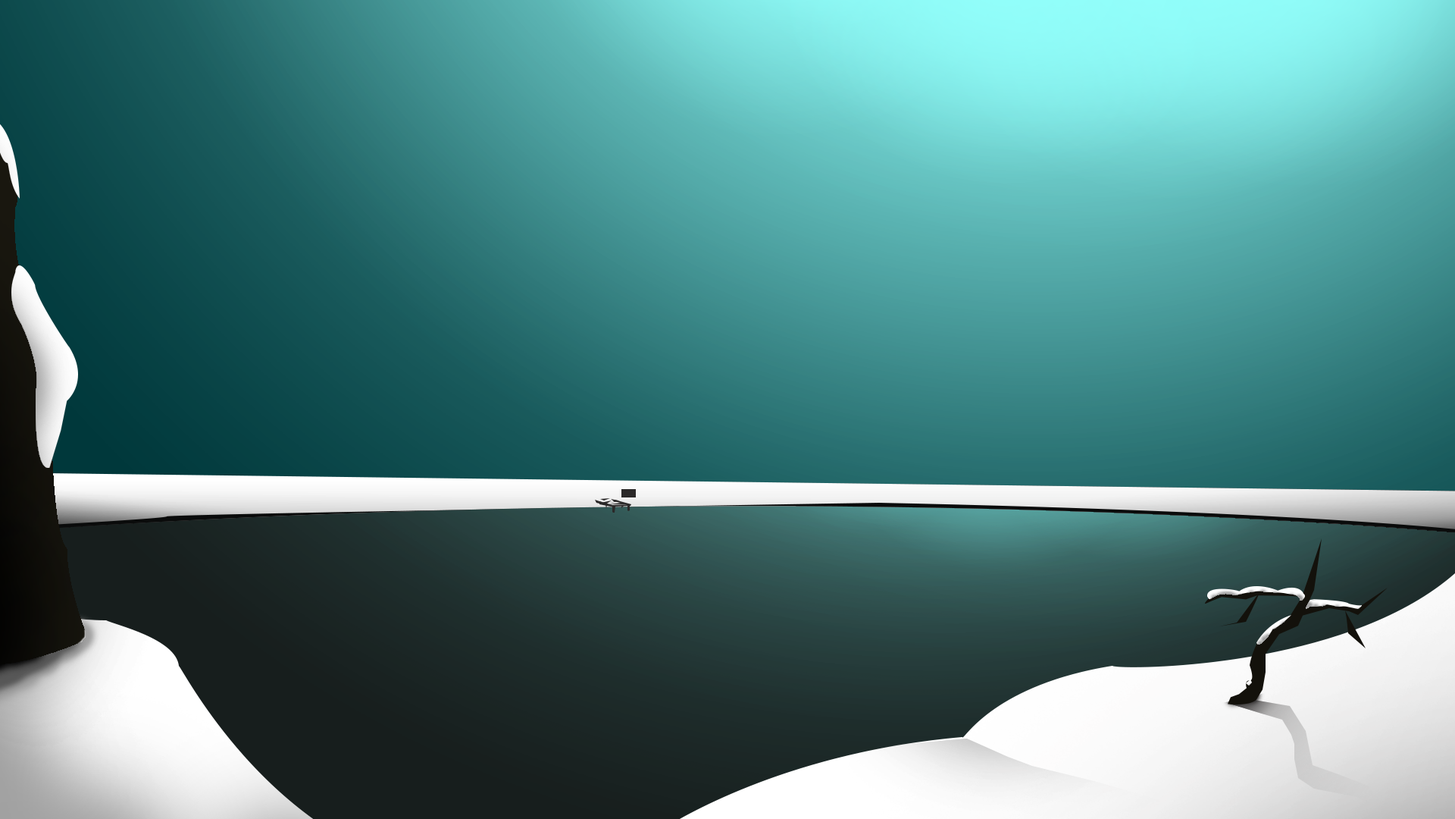
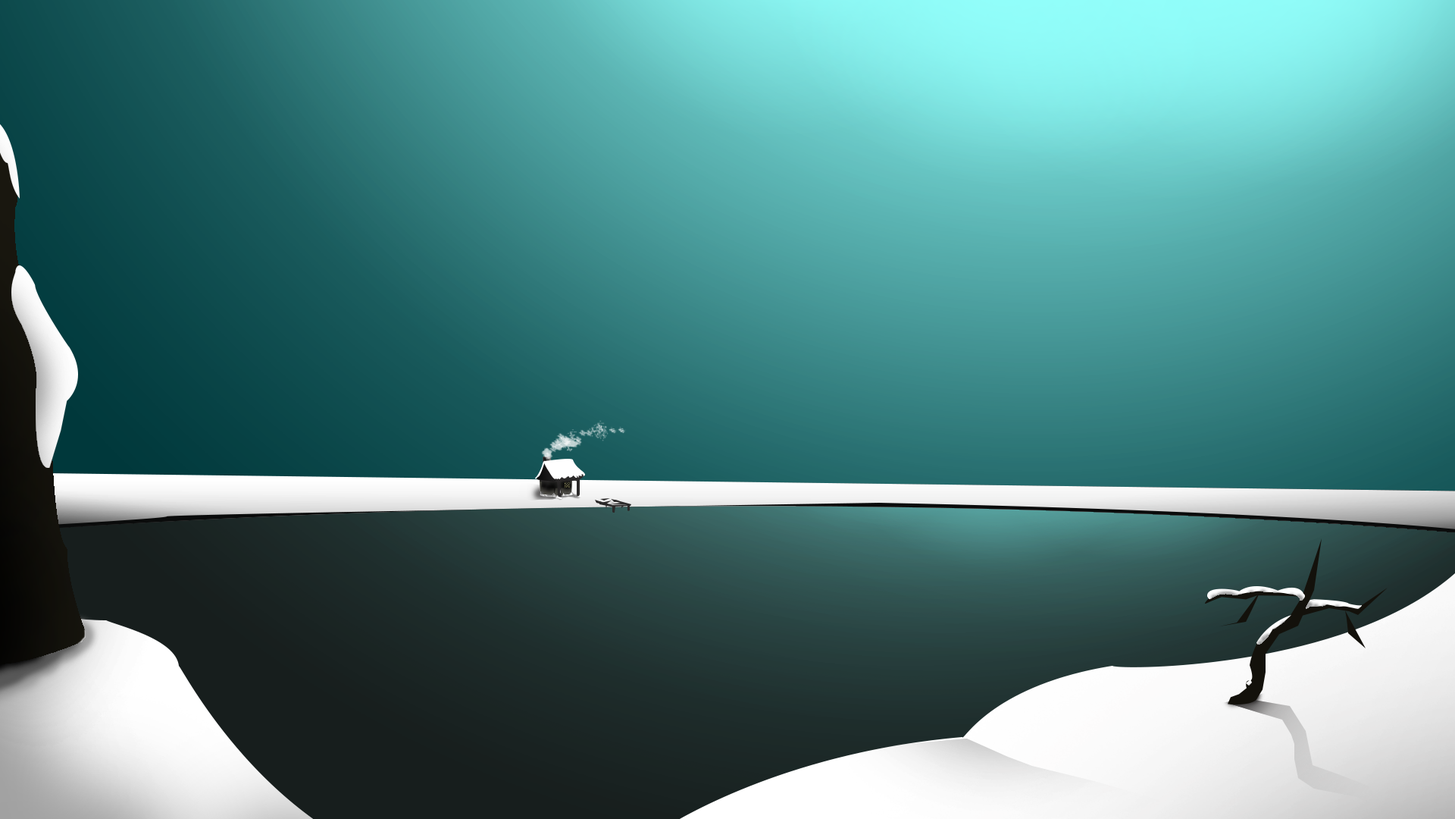
Revision of a layered 1455×819 image; what changed, layer by layer:
painted on "真港口" over [526, 419, 627, 501]
removed layer "港口" over [621, 488, 636, 498]
